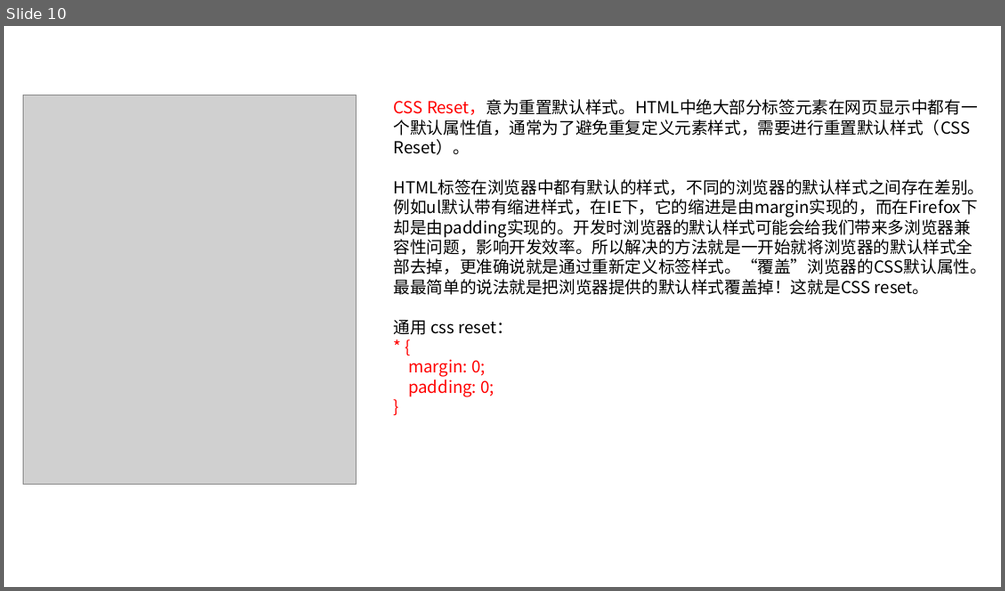
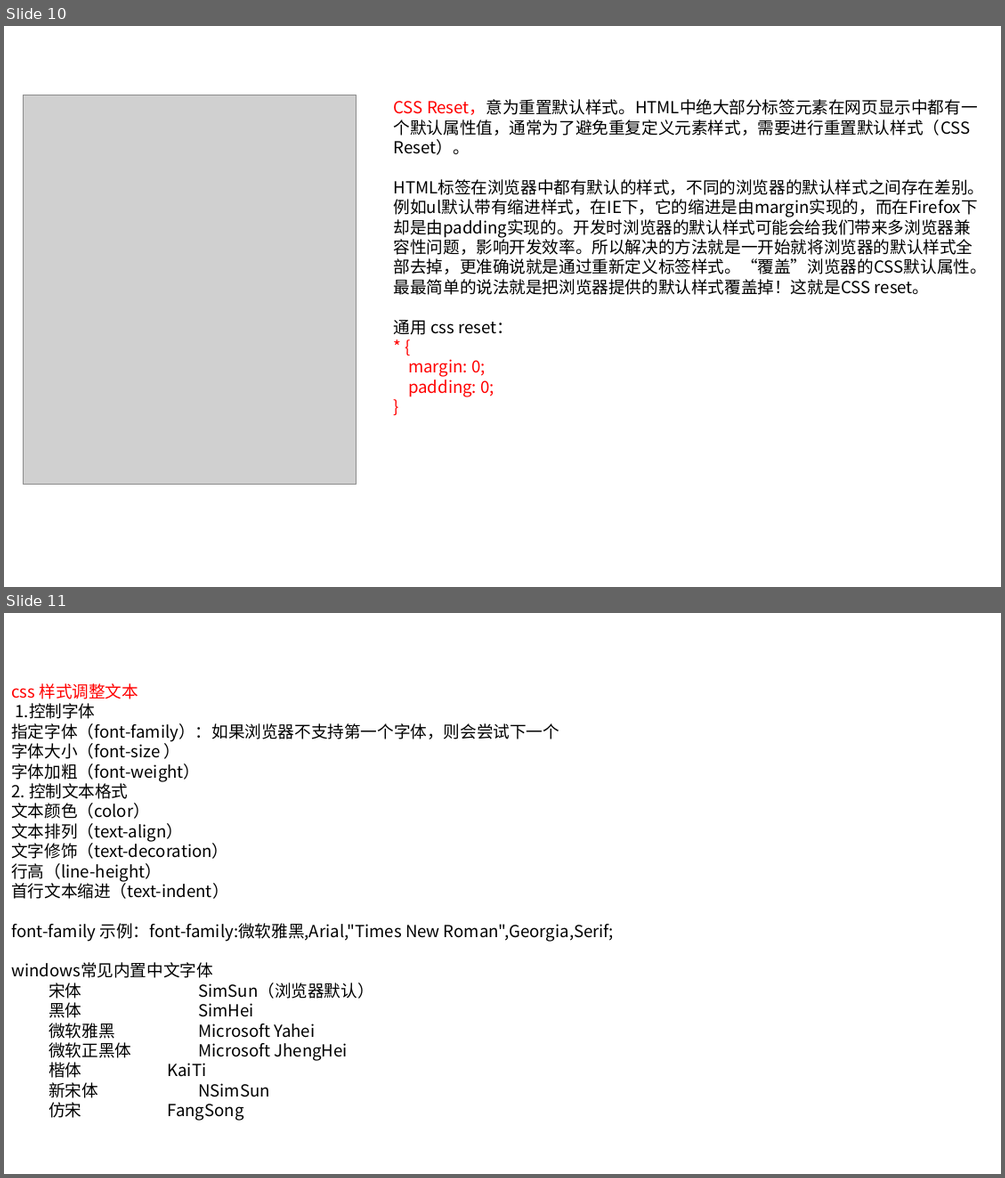
Before and after one commit to linkknown/PPT, a slide deck: 前端PPT/css 简介.pptx. Shown one above the other, each under a label of ours: slide 10 before the commit, slides 10 and 11 after it. The pictures are 1005x591 and 1005x1178 pixels, drawn with LibreOffice and Linux fonts; fonts in the diff are those of the drawing; grey boxes stand for pictures; background and template pictures are left out. Boxes give left, top, right and bottom in pixels: in the first picture for what was removed or moved away, otherwise in the second. Text is boxed around its words. In the diff, an @@ line names an element or a change of style, - is before the commit and + after.

```diff
--- a/前端PPT/css 简介.pptx
+++ b/前端PPT/css 简介.pptx
@@ slide 11 added at (4,613,1001,1174), background picture (left out) @@
@@ text added at (11,683,614,1120), 16 pt, text #000000 @@
+css 样式调整文本
+1.控制字体
+指定字体（font-family）：如果浏览器不支持第一个字体，则会尝试下一个
+字体大小（font-size ）
+字体加粗（font-weight）
+2. 控制文本格式
+文本颜色（color）
+文本排列（text-align）
+文字修饰（text-decoration）
+行高（line-height）
+首行文本缩进（text-indent）
+font-family 示例：font-family:微软雅黑,Arial,"Times New Roman",Georgia,Serif;
+windows常见内置中文字体
+  宋体 SimSun（浏览器默认）
+  黑体 SimHei
+  微软雅黑 Microsoft Yahei
+  微软正黑体 Microsoft JhengHei
+  楷体 KaiTi
+  新宋体 NSimSun
+  仿宋 FangSong
```
Also in this commit, not shown: 11 slides changed.
